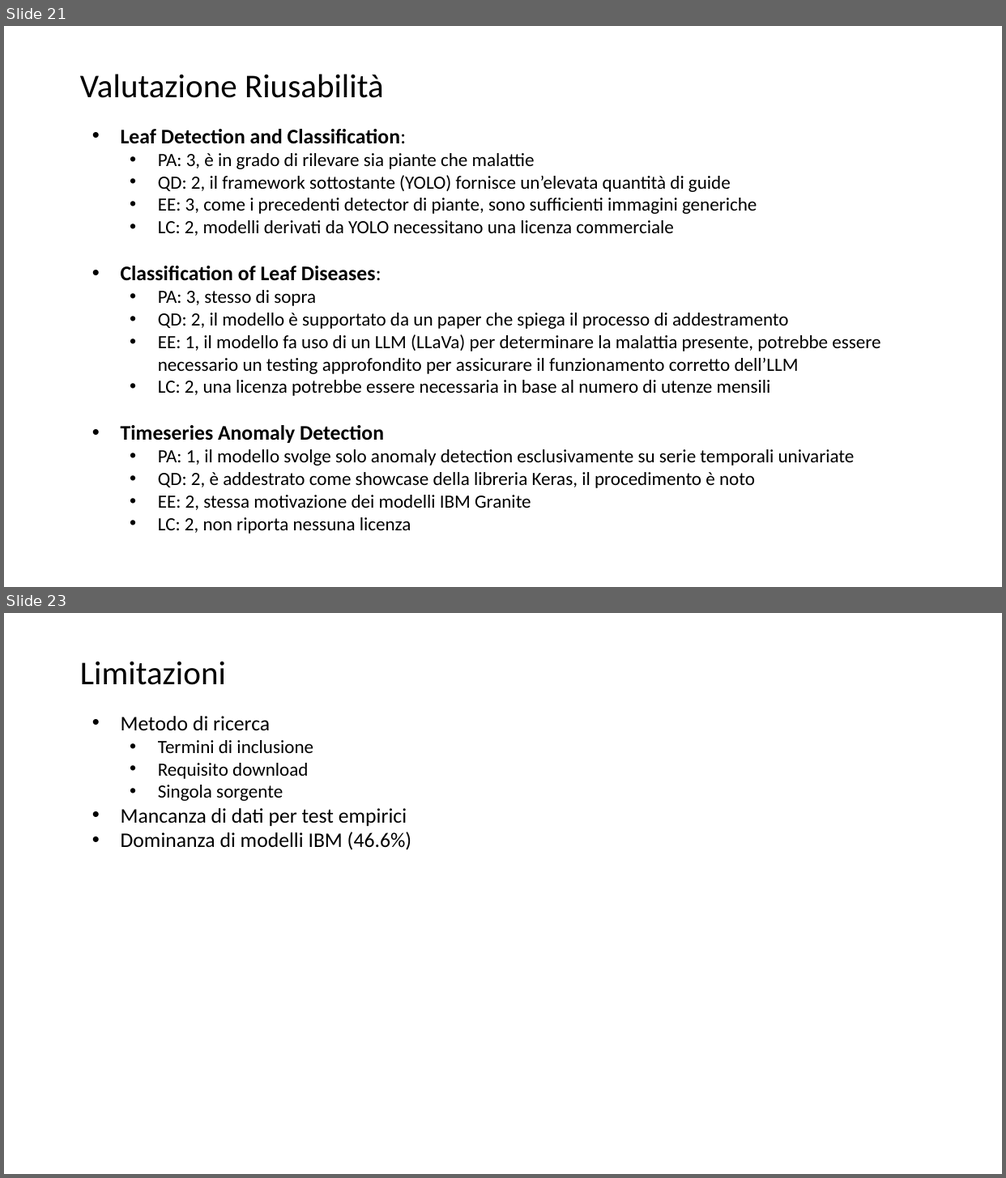
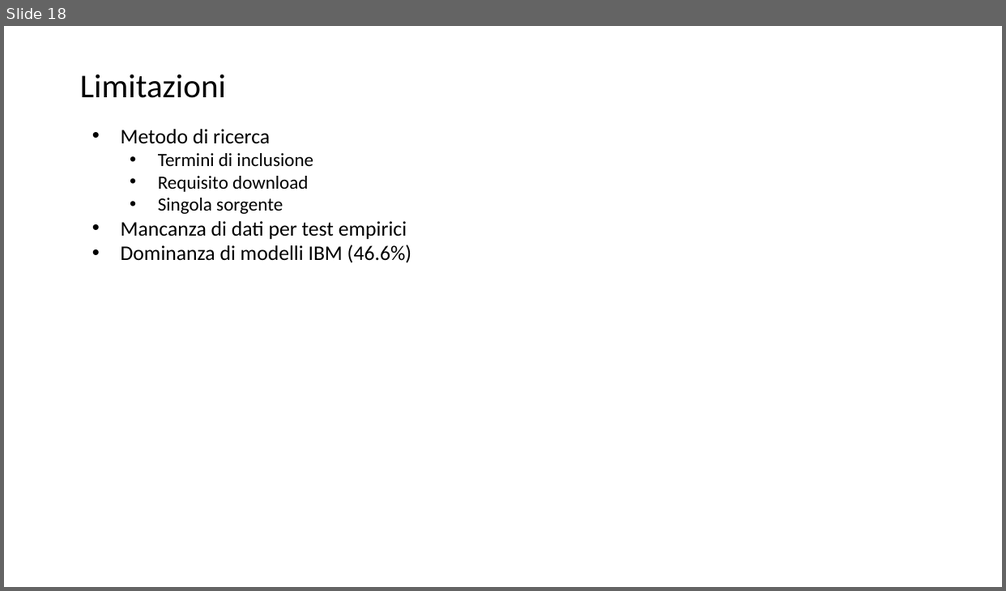
Before and after one commit to lPen88/tesi, a slide deck: presentazione.pptx. Shown one above the other, each under a label of ours: slides 21 and 23 before the commit, slide 18 after it; the slides between them are not shown. The pictures are 1006x1178 and 1006x591 pixels, drawn with LibreOffice and Linux fonts; fonts in the diff are those of the drawing. Boxes give left, top, right and bottom in pixels: in the first picture for what was removed or moved away, otherwise in the second. Text is boxed around its words. In the diff, an @@ line names an element or a change of style, - is before the commit and + after.

```diff
--- a/presentazione.pptx
+++ b/presentazione.pptx
@@ slide 21 removed at <box>4,26,1002,587</box>, background #FFFFFF @@
@@ title removed at <box>80,74,384,98</box> @@
-Valutazione Riusabilità
@@ text removed at <box>121,129,880,534</box> @@
-• Leaf Detection and Classification:
-  • PA: 3, è in grado di rilevare sia piante che malattie
-  • QD: 2, il framework sottostante (YOLO) fornisce un’elevata quantità di guide
-  • EE: 3, come i precedenti detector di piante, sono sufficienti immagini generiche
-  • LC: 2, modelli derivati da YOLO necessitano una licenza commerciale
-• Classification of Leaf Diseases:
-  • PA: 3, stesso di sopra
-  • QD: 2, il modello è supportato da un paper che spiega il processo di addestramento
-  • EE: 1, il modello fa uso di un LLM (LLaVa) per determinare la malattia presente, potrebbe essere necessario un testing approfondito per assicurare il funzionamento corretto dell’LLM
-  • LC: 2, una licenza potrebbe essere necessaria in base al numero di utenze mensili
-• Timeseries Anomaly Detection
-  • PA: 1, il modello svolge solo anomaly detection esclusivamente su serie temporali univariate
-  • QD: 2, è addestrato come showcase della libreria Keras, il procedimento è noto
-  • EE: 2, stessa motivazione dei modelli IBM Granite
-  • LC: 2, non riporta nessuna licenza
@@ what was slide 23 is now slide 18 @@
```
Also in this commit, not shown: 4 slides changed, 4 other slides removed.
